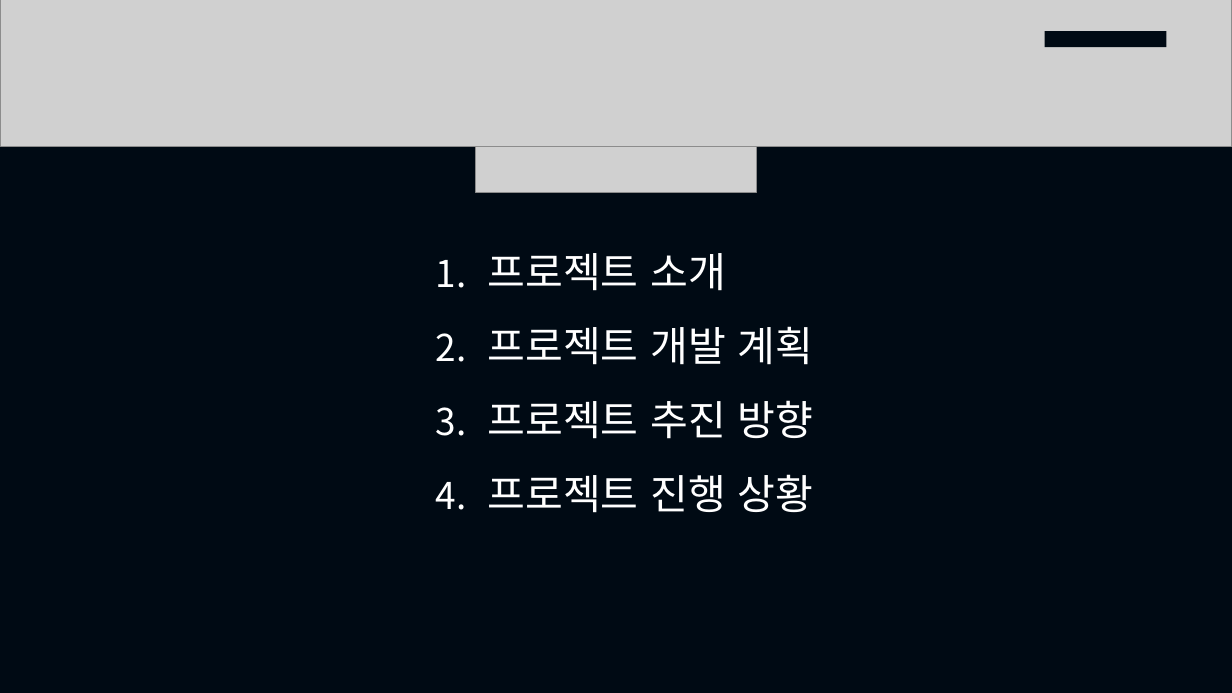
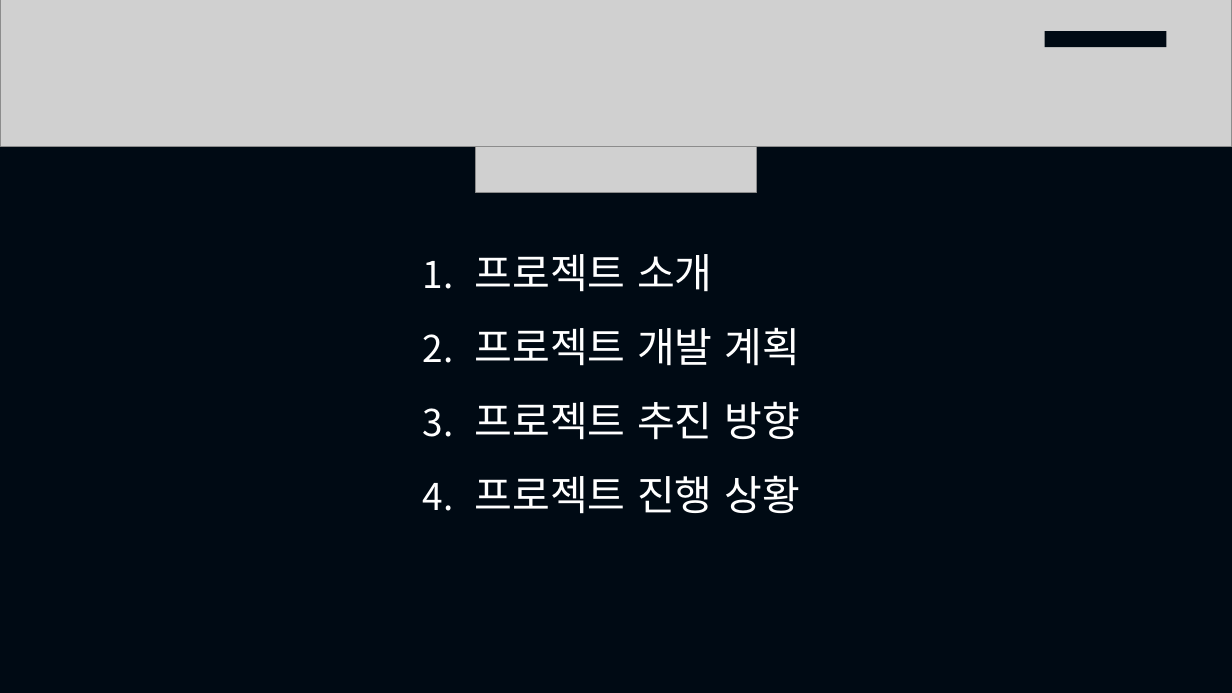
Before and after one commit to jinho-github/LOL-API-Statistics, a slide deck: slide 2 of lol.pptx. Drawn at 1232x693 pixels with LibreOffice and Linux fonts; fonts in the diff are those of the drawing; grey boxes stand for pictures. Boxes give left, top, right and bottom in pixels: in the first picture for what was removed or moved away, otherwise in the second. Text is boxed around its words. In the diff, an @@ line names an element or a change of style, - is before the commit and + after.

```diff
--- a/lol.pptx
+++ b/lol.pptx
@@ text "프로젝트 소개": place and size @@
-text "프로젝트 소개" at [488, 253, 813, 513]
+text "프로젝트 소개" at [475, 254, 800, 514]
```
Also in this commit, not shown: 2 other slides changed, 2 slides added.
